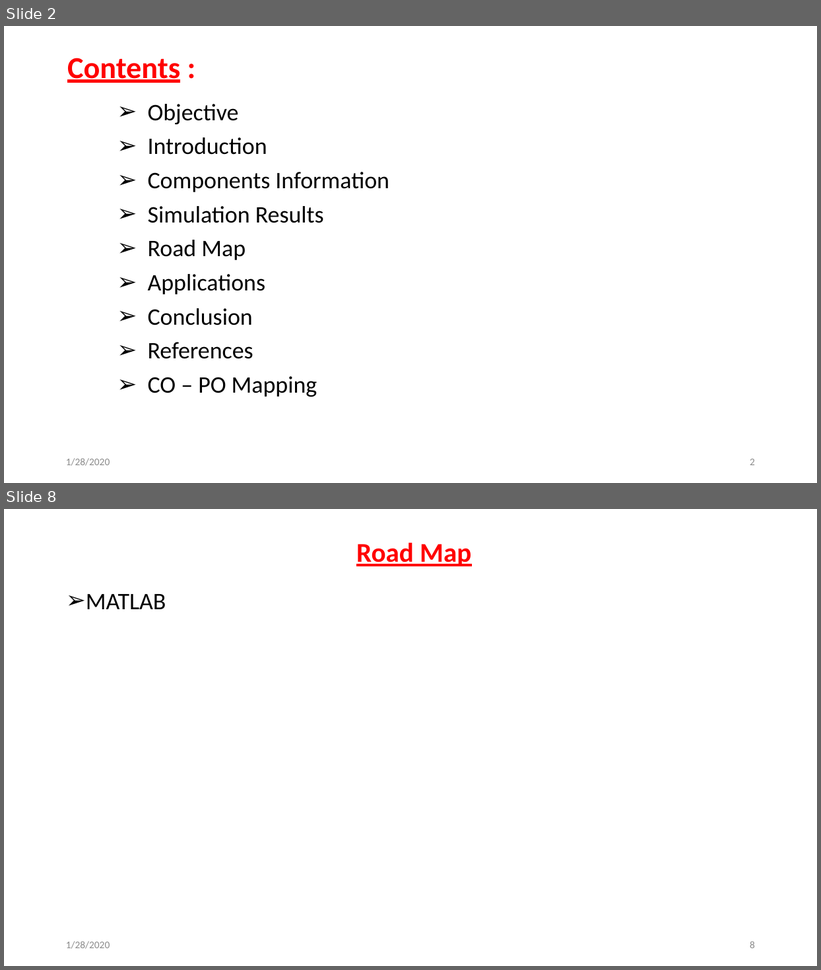
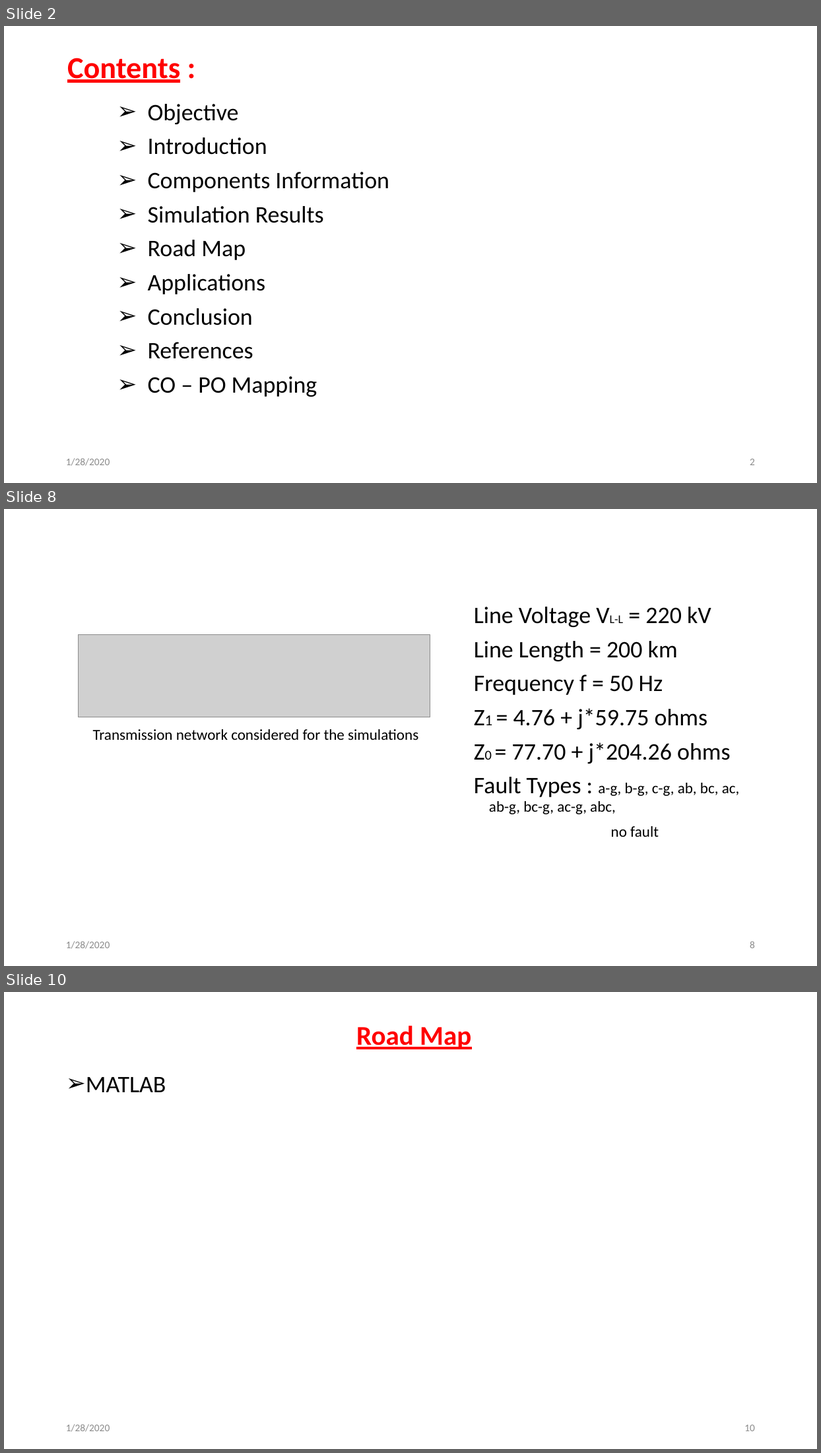
Before and after one commit to svec-final-year-project-eee/Project, a slide deck: Reviews/second review/Second Oral Presentation.pptx. Shown one above the other, each under a label of ours: slides 2 and 8 before the commit, slides 2, 8 and 10 after it; the slides between them are not shown. The pictures are 821x970 and 821x1453 pixels, drawn with LibreOffice and Linux fonts; fonts in the diff are those of the drawing; grey boxes stand for pictures. Boxes give left, top, right and bottom in pixels: in the first picture for what was removed or moved away, otherwise in the second. Text is boxed around its words. In the diff, an @@ line names an element or a change of style, - is before the commit and + after.

```diff
--- a/Reviews/second review/Second Oral Presentation.pptx
+++ b/Reviews/second review/Second Oral Presentation.pptx
@@ slide 8 added at (4, 509, 817, 966), background #FFFFFF @@
@@ text added at (474, 607, 740, 837), 28 pt, text #000000 @@
+Line Voltage VL-L = 220 kV
+Line Length = 200 km
+Frequency f = 50 Hz
+Z1 = 4.76 + j*59.75 ohms
+Z0 = 77.70 + j*204.26 ohms
+Fault Types : a-g, b-g, c-g, ab, bc, ac, ab-g, bc-g, ac-g, abc,
+no fault
@@ picture added at (79, 634, 430, 718) @@
@@ text added at (93, 729, 418, 740), 18 pt, text #000000 @@
+Transmission network considered for the simulations
@@ text added at (66, 941, 110, 949), 12 pt, text #8C8C8C @@
+1/28/2020
@@ page number added at (750, 941, 755, 949), 12 pt, text #8C8C8C @@
+8
@@ what was slide 8 is now slide 10 @@
@@ page number at (745, 1425, 755, 1432): text changed @@
-8
+10
```
Also in this commit, not shown: 6 slides changed, 1 other slide added.
